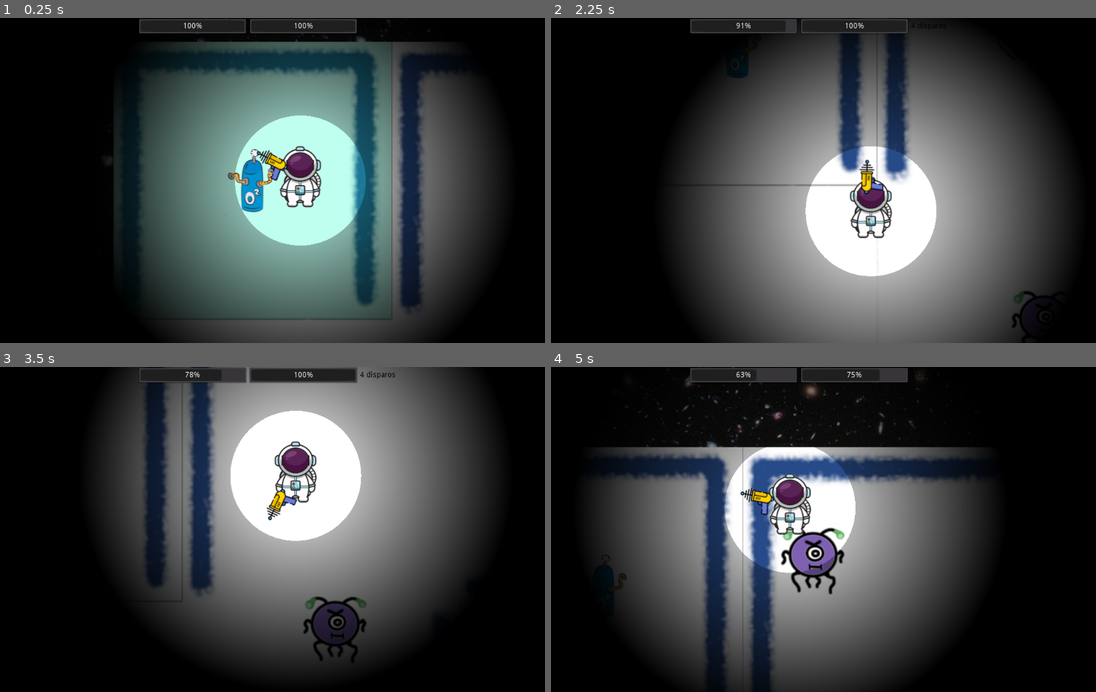
Above: before the commit, frames 1-4 (two rows, left to right).
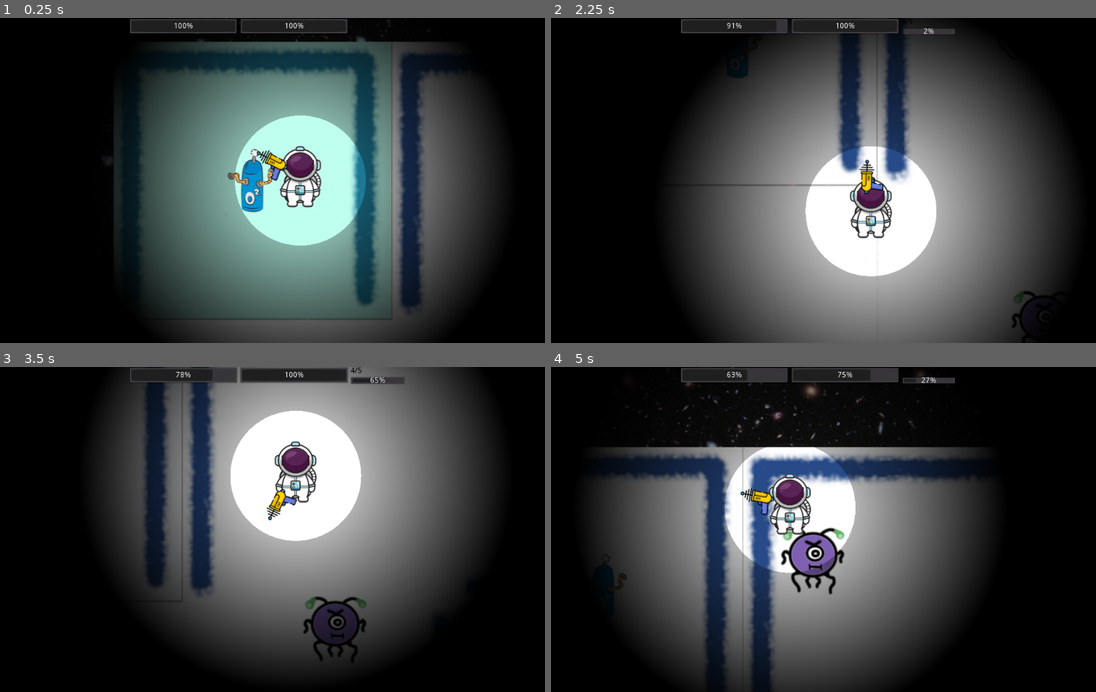
Above: after the commit, the same moments.

Repository: drarbego/anoxia
Game: Godot game, scene res://Maze.tscn
The game is run twice, just before and just after one commit, with the same random seed, the same clock (stepped at 60 frames per second) and the same inputs.
Inputs (mouse positions are in pixels of both pictures, inside the frame that each line leads up to):
- Up to frame 1 (0.25 s): no input
- Up to frame 2 (2.25 s): move the mouse to (937, 164) at 0.52 s; hold D (move_right) 0.53-1.28 s; hold Shift (do_action) 0.53-1.28 s; move the mouse to (709, 196) at 1.27 s; hold S (move_down) 1.28-2.03 s; tap Space (release) at 1.35 s; move the mouse to (872, 109) at 2.02 s; hold D (move_right) from 2.03 s (still down); click (872, 109) at 2.1 s
- Up to frame 3 (3.5 s): move the mouse to (239, 594) at 2.77 s; release D (move_right) at 2.78 s; hold W (move_up) from 2.78 s (still down); tap Shift (do_action) at 2.85 s
- Up to frame 4 (5 s): move the mouse to (987, 578) at 3.52 s; release W (move_up) at 3.53 s; hold Space (release) 3.53-4.28 s; hold A (move_left) from 3.53 s (still down); move the mouse to (649, 480) at 4.27 s; click (649, 480) at 4.35 s

The runs differ from the first frame. In frame 1, 0.3% of the frame differs, in the area x 23-66%, y 0-5%; in frame 2, 0.4%; in frame 3, 0.6%; in frame 4, 0.6%, in the area x 23-75%, y 0-6%.

Commit message:
Improve ui

Diff:
--- a/Maze.gd
+++ b/Maze.gd
@@ -171,5 +171,15 @@
 	) * $CanvasLayer/CenterContainer/HBoxContainer/OxygenBar.max_value
 	$CanvasLayer/CenterContainer/HBoxContainer/OxygenBar.value = oxygen_rate
 
-	var ammo_message = str(player.ammo) + " disparos"
-	$CanvasLayer/CenterContainer/HBoxContainer/AmmoLabel.set_text(ammo_message)
+	var ammo_message = str(player.ammo) + "/" + str(player.initial_ammo)
+	$CanvasLayer/CenterContainer/HBoxContainer/VBoxContainer/AmmoLabel.set_text(ammo_message)
+
+	if player.is_recharging_ammo:
+		var timer = player.get_node("RechargingTimer")
+		$CanvasLayer/CenterContainer/HBoxContainer/VBoxContainer/AmmoBar.value = (
+			(timer.wait_time - timer.time_left) / timer.wait_time
+		) * $CanvasLayer/CenterContainer/HBoxContainer/VBoxContainer/AmmoBar.max_value
+		$CanvasLayer/CenterContainer/HBoxContainer/VBoxContainer/AmmoBar.visible = true
+	else:
+		$CanvasLayer/CenterContainer/HBoxContainer/VBoxContainer/AmmoBar.value = 0
+		$CanvasLayer/CenterContainer/HBoxContainer/VBoxContainer/AmmoBar.visible = false
--- a/Maze.tscn
+++ b/Maze.tscn
@@ -389,14 +389,17 @@
 
 [node name="CenterContainer" type="CenterContainer" parent="CanvasLayer"]
 anchor_right = 1.0
+anchor_bottom = 0.0833333
+margin_bottom = -50.0
 __meta__ = {
-"_edit_use_anchors_": false
+"_edit_use_anchors_": true
 }
 
 [node name="HBoxContainer" type="HBoxContainer" parent="CanvasLayer/CenterContainer"]
-margin_left = 297.0
-margin_right = 726.0
-margin_bottom = 30.0
+margin_left = 258.0
+margin_right = 766.0
+margin_bottom = 50.0
+rect_min_size = Vector2( 0, 50 )
 
 [node name="OxygenBar" type="ProgressBar" parent="CanvasLayer/CenterContainer/HBoxContainer"]
 margin_right = 200.0
@@ -411,14 +414,25 @@
 rect_min_size = Vector2( 200, 30 )
 value = 100.0
 
-[node name="AmmoLabel" type="Label" parent="CanvasLayer/CenterContainer/HBoxContainer"]
+[node name="VBoxContainer" type="VBoxContainer" parent="CanvasLayer/CenterContainer/HBoxContainer"]
 margin_left = 408.0
-margin_top = 8.0
-margin_right = 429.0
-margin_bottom = 22.0
+margin_right = 508.0
+margin_bottom = 50.0
+rect_min_size = Vector2( 100, 0 )
+
+[node name="AmmoLabel" type="Label" parent="CanvasLayer/CenterContainer/HBoxContainer/VBoxContainer"]
+margin_right = 100.0
+margin_bottom = 14.0
 custom_colors/font_color = Color( 0, 0, 0, 1 )
 custom_colors/font_outline_modulate = Color( 1, 1, 1, 1 )
 text = "5/5"
+
+[node name="AmmoBar" type="ProgressBar" parent="CanvasLayer/CenterContainer/HBoxContainer/VBoxContainer"]
+visible = false
+margin_top = 18.0
+margin_right = 100.0
+margin_bottom = 32.0
+rect_min_size = Vector2( 100, 10 )
 
 [node name="GameOverOptions" type="CenterContainer" parent="CanvasLayer"]
 visible = false
--- a/Player.gd
+++ b/Player.gd
@@ -16,6 +16,7 @@
 # Main player state
 var current_cell_index = null
 var is_cooled_down = true
+var is_recharging_ammo = false
 var hit_back_dir = Vector2.ZERO
 var game_over = false
 
@@ -55,8 +56,13 @@
 		return
 
 	self.maze.spawn_bullet(self)
-	is_cooled_down = false
+
+	self.is_cooled_down = false
 	$CooldownTimer.start()
+
+	self.is_recharging_ammo = true
+	$RechargingTimer.start()
+
 	self.ammo -= 1
 	self.update_ui()
 
@@ -86,6 +92,13 @@
 
 func _on_CooldownTimer_timeout():
 	self.is_cooled_down = true
+
+func _on_RechargingTimer_timeout():
+	self.ammo = clamp(self.ammo + 1, 0, self.initial_ammo)
+	if self.ammo < self.initial_ammo:
+		$RechargingTimer.start()
+	else:
+		self.is_recharging_ammo = false
 
 func _physics_process(delta):
 	if self.game_over:
@@ -125,9 +138,9 @@
 	self.game_over = is_game_over
 	maze.get_node("CanvasLayer/GameOverOptions").visible = is_game_over
 
-func add_ammo(count):
-	self.ammo += count
-	("add ammo")
+func add_ammo(points):
+	self.initial_ammo += points
+	self.ammo += points
 
 func add_move_points(points):
 	self.initial_move_points += points
--- a/Player.tscn
+++ b/Player.tscn
@@ -66,5 +66,10 @@
 [node name="HitBackTimer" type="Timer" parent="."]
 wait_time = 0.3
 one_shot = true
+
+[node name="RechargingTimer" type="Timer" parent="."]
+wait_time = 2.0
+one_shot = true
 [connection signal="timeout" from="CooldownTimer" to="." method="_on_CooldownTimer_timeout"]
 [connection signal="timeout" from="HitBackTimer" to="." method="_on_HitBackTimer_timeout"]
+[connection signal="timeout" from="RechargingTimer" to="." method="_on_RechargingTimer_timeout"]
Not shown: 2 places in Player.tscn that only renumber resources
